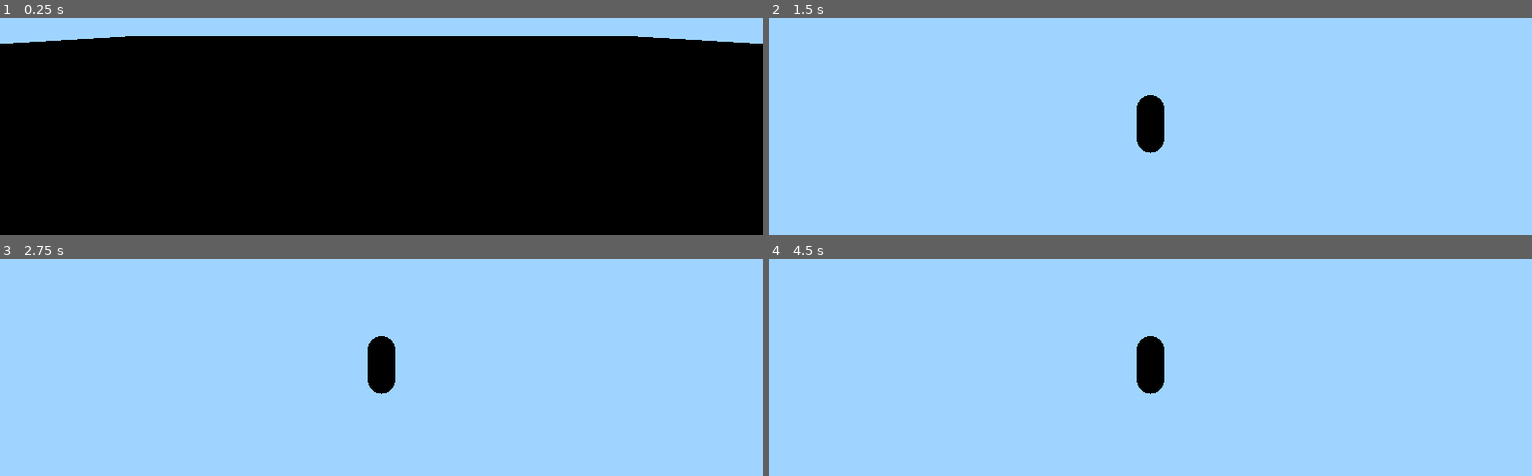
Above: before the commit, frames 1-4 (two rows, left to right).
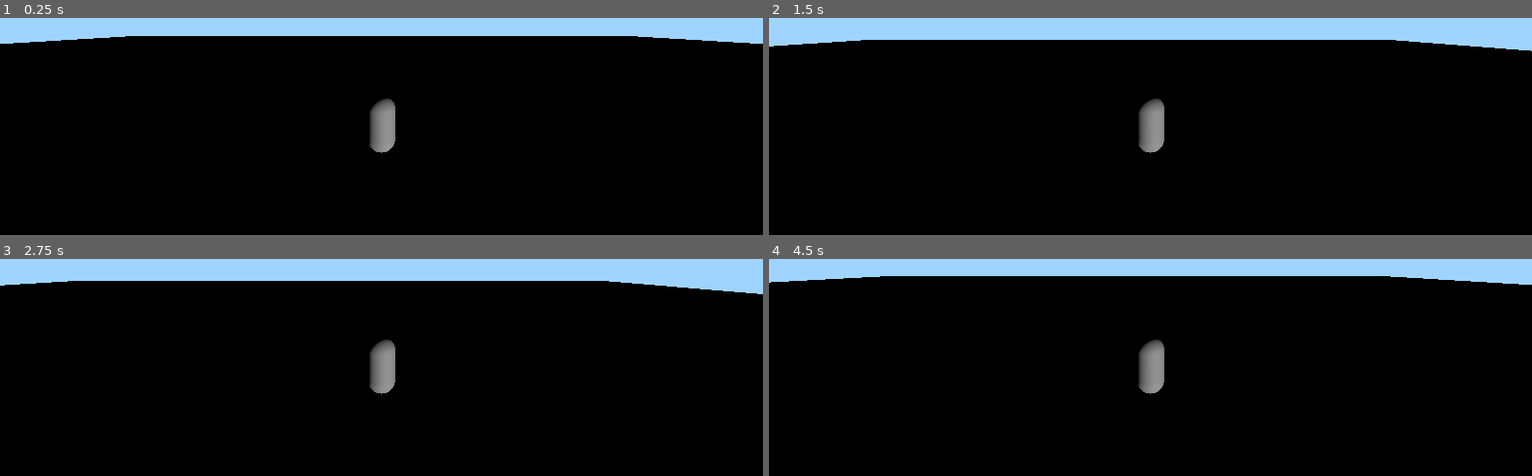
Above: after the commit, the same moments.

Repository: 84ace/animal-adventure
Game: Godot game, scene res://scenes/Main.tscn
The game is run twice, just before and just after one commit, with the same random seed, the same clock (stepped at 60 frames per second) and the same inputs.
Inputs:
- Up to frame 1 (0.25 s): no input
- Up to frame 2 (1.5 s): hold D (move_right) 0.53-1.28 s; tap Space (jump) at 0.77 s; tap Enter at 1.25 s; hold S (move_back) from 1.28 s (still down)
- Up to frame 3 (2.75 s): tap Space (jump) at 1.52, 2 s; release S (move_back) at 2.03 s; hold D (move_right) from 2.03 s (still down)
- Up to frame 4 (4.5 s): release D (move_right) at 2.78 s; hold W (move_forward) 2.78-3.53 s; tap Space (jump) at 3.02, 3.77 s; hold A (move_left) from 3.53 s (still down)

The runs differ from the first frame. In frame 1, 0.7% of the frame differs, in the area x 48-52%, y 37-63%; in frame 2, 89%; in frame 3, 89%; in frame 4, 91%, in the area x 0-100%, y 7-100%.

Commit message:
fix: Resolve startup crashes and player collision
- Corrects a GDScript syntax error in AnimalController.gd.
- Fixes multiple parsing errors in Main.tscn related to resource definition order and syntax.
- Adds a StaticBody3D and CollisionShape3D to the ground to make it solid.
- Adds a CollisionShape3D to the player to allow it to interact with the physics world.

These changes resolve all startup errors and the subsequent bug of the player falling through the world, making the scene playable.

Diff:
--- a/client/scenes/Main.tscn
+++ b/client/scenes/Main.tscn
@@ -12,12 +12,23 @@
 radius = 0.3
 height = 1.2
 
+[sub_resource type="WorldBoundaryShape3D" id="5"]
+
+[sub_resource type="CapsuleShape3D" id="6"]
+radius = 0.3
+height = 1.2
+
 [node name="Main" type="Node3D"]
 
-[node name="Ground" type="MeshInstance3D" parent="."]
+[node name="Ground" type="StaticBody3D" parent="."]
+transform = Transform3D(1, 0, 0, 0, 1, 0, 0, 0, 1, 0, -0.01, 0)
+
+[node name="MeshInstance3D" type="MeshInstance3D" parent="Ground"]
 mesh = SubResource("2")
 material_override = SubResource("3")
-transform = Transform3D(1, 0, 0, 0, 1, 0, 0, 0, 1, 0, -0.01, 0) # tiny drop so player doesn't clip
+
+[node name="CollisionShape3D" type="CollisionShape3D" parent="Ground"]
+shape = SubResource("5")
 
 [node name="Sun" type="DirectionalLight3D" parent="."]
 transform = Transform3D(0.866, 0, 0.5, 0.25, 0.866, -0.433, -0.433, 0.5, 0.75, 0, 8, 0)
@@ -26,6 +37,9 @@
 transform = Transform3D(1,0,0, 0,1,0, 0,0,1, 0,1.1,0)
 script = ExtResource("1")
 
+[node name="CollisionShape3D" type="CollisionShape3D" parent="Player"]
+shape = SubResource("6")
+
 [node name="Camera3D" type="Camera3D" parent="Player"]
 transform = Transform3D(1,0,0, 0,1,0, 0,0,1, 0,2.2,6)
 current = true
Not shown: 1 places in client/scenes/Main.tscn that only renumber resources
